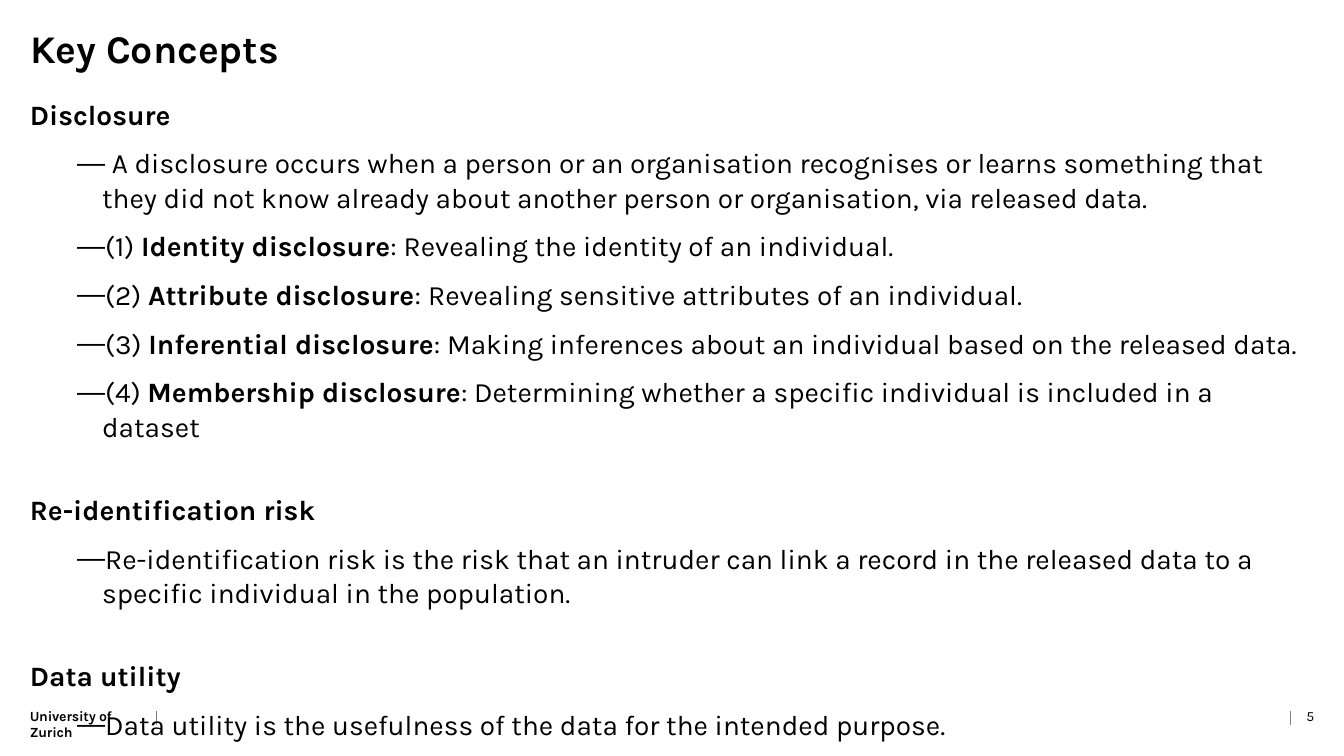
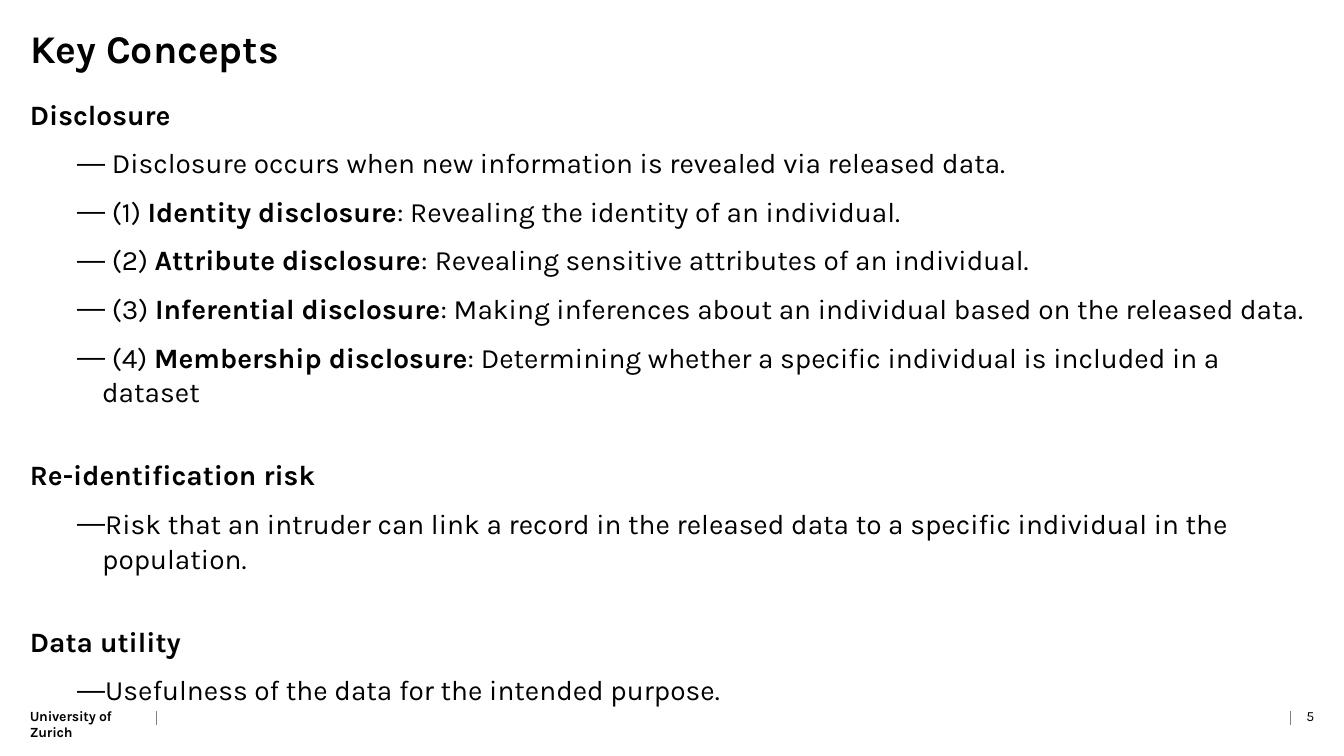
Before and after one commit to Kyoshido/2024_11-Python-project-Data-anonymization, a slide deck: slide 5 of Presentation/Presentation.pptx. Drawn at 1344x756 pixels with LibreOffice and Linux fonts; fonts in the diff are those of the drawing. Boxes give left, top, right and bottom in pixels: in the first picture for what was removed or moved away, otherwise in the second. Text is boxed around its words. In the diff, an @@ line names an element or a change of style, - is before the commit and + after.

```diff
--- a/Presentation/Presentation.pptx
+++ b/Presentation/Presentation.pptx
@@ text at (x1=112, y1=153, x2=1005, y2=174): text changed @@
-    ― A disclosure occurs when a person or an organisation recognises or learns something that they did not know already about another person or organisation, via released data.
+    ― Disclosure occurs when new information is revealed via released data.
@@ text at (x1=102, y1=514, x2=1228, y2=576): text changed @@
-    ― Re-identification risk is the risk that an intruder can link a record in the released data to a specific individual in the population.
+    ― Risk that an intruder can link a record in the released data to a specific individual in the population.
@@ text at (x1=105, y1=711, x2=945, y2=742): text changed @@
-    ― Data utility is the usefulness of the data for the intended purpose.
+    ― Usefulness of the data for the intended purpose.
```
Also in this commit, not shown: 6 other slides changed, 1 slide added, 1 slide removed, 2 other files.
